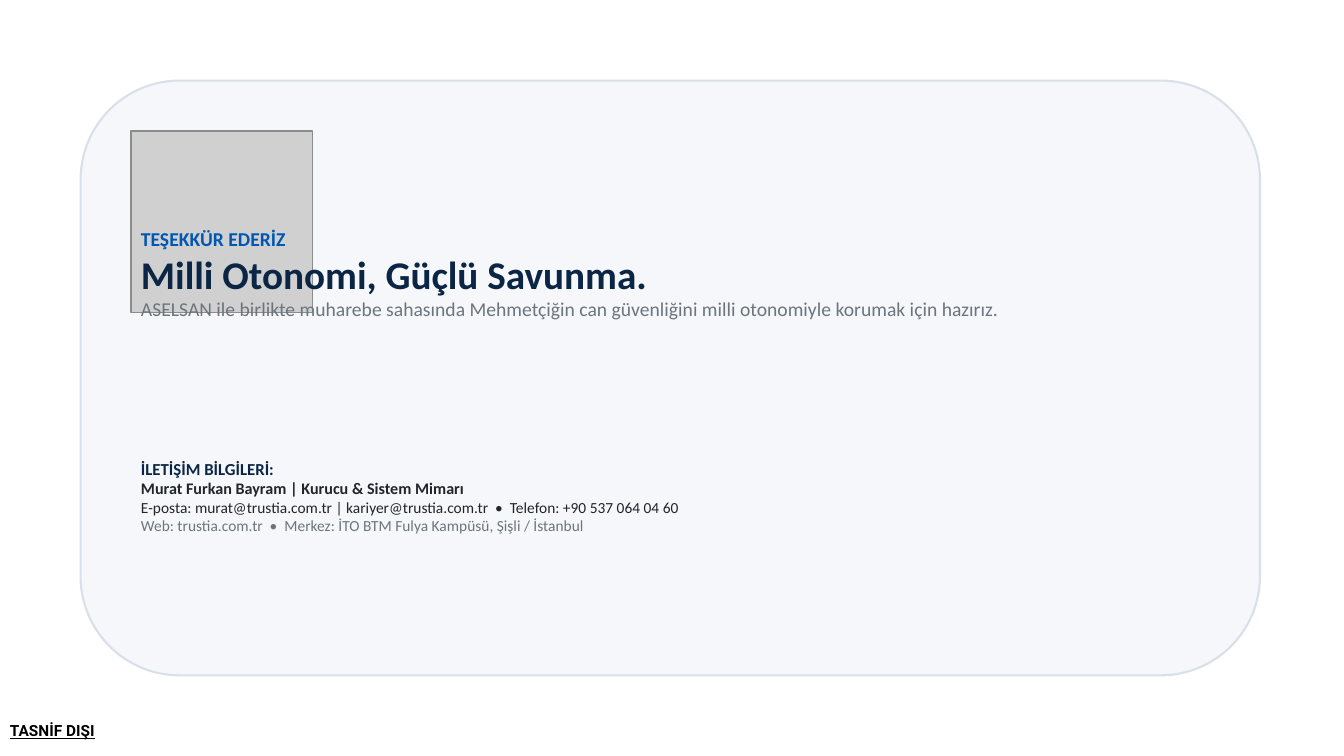
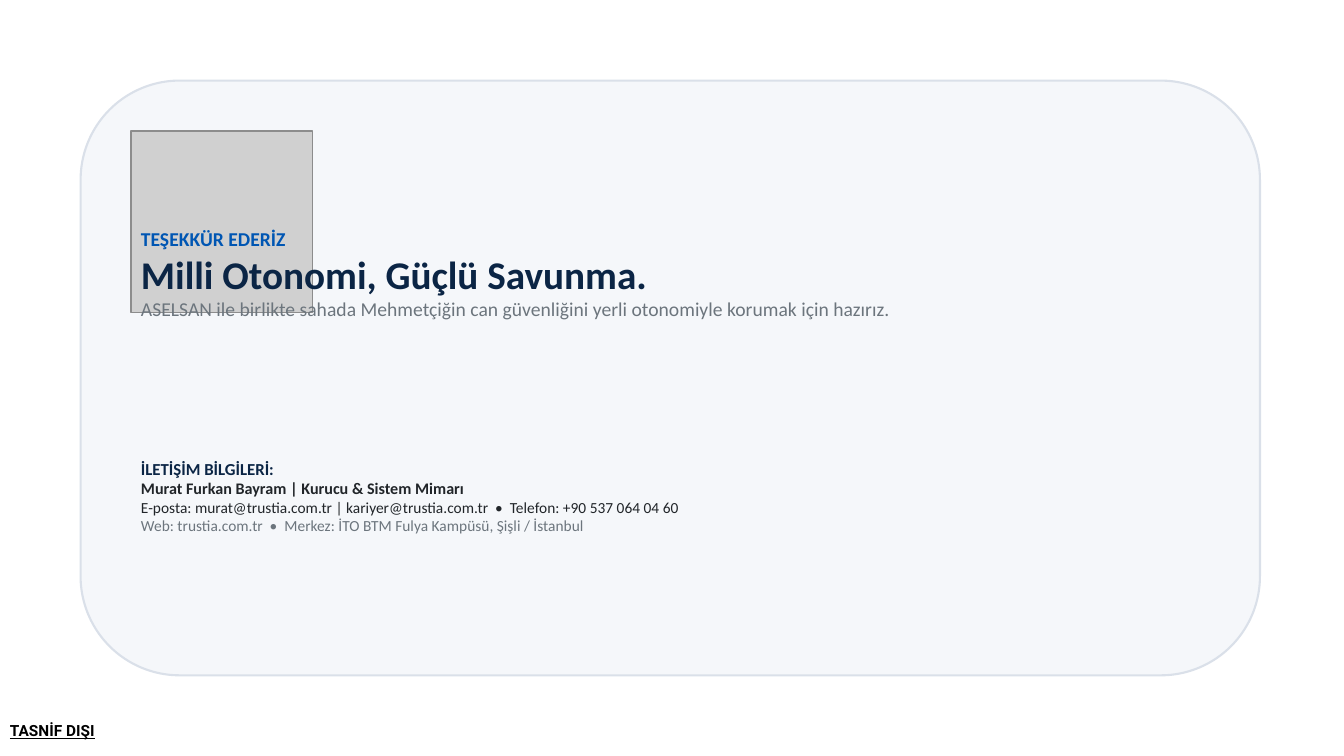
Before and after one commit to Trustia/Trustia, a slide deck: slide 13 of Kurumsal/Sunumlar/Trustia_ASELSAN_Girisim_Sunumu.pptx. Drawn at 1344x756 pixels with LibreOffice and Linux fonts; fonts in the diff are those of the drawing; grey boxes stand for pictures. Boxes give left, top, right and bottom in pixels: in the first picture for what was removed or moved away, otherwise in the second. Text is boxed around its words. In the diff, an @@ line names an element or a change of style, - is before the commit and + after.

Commit message:
ASELSAN sunum metinleri sadelestirildi ve akici Turkceye uyarlandi

```diff
--- a/Kurumsal/Sunumlar/Trustia_ASELSAN_Girisim_Sunumu.pptx
+++ b/Kurumsal/Sunumlar/Trustia_ASELSAN_Girisim_Sunumu.pptx
@@ text at box(141, 300, 889, 322): text changed @@
-ASELSAN ile birlikte muharebe sahasında Mehmetçiğin can güvenliğini milli otonomiyle korumak için hazırız.
+ASELSAN ile birlikte sahada Mehmetçiğin can güvenliğini yerli otonomiyle korumak için hazırız.
```
Also in this commit, not shown: 12 other slides changed, 3 other files.
